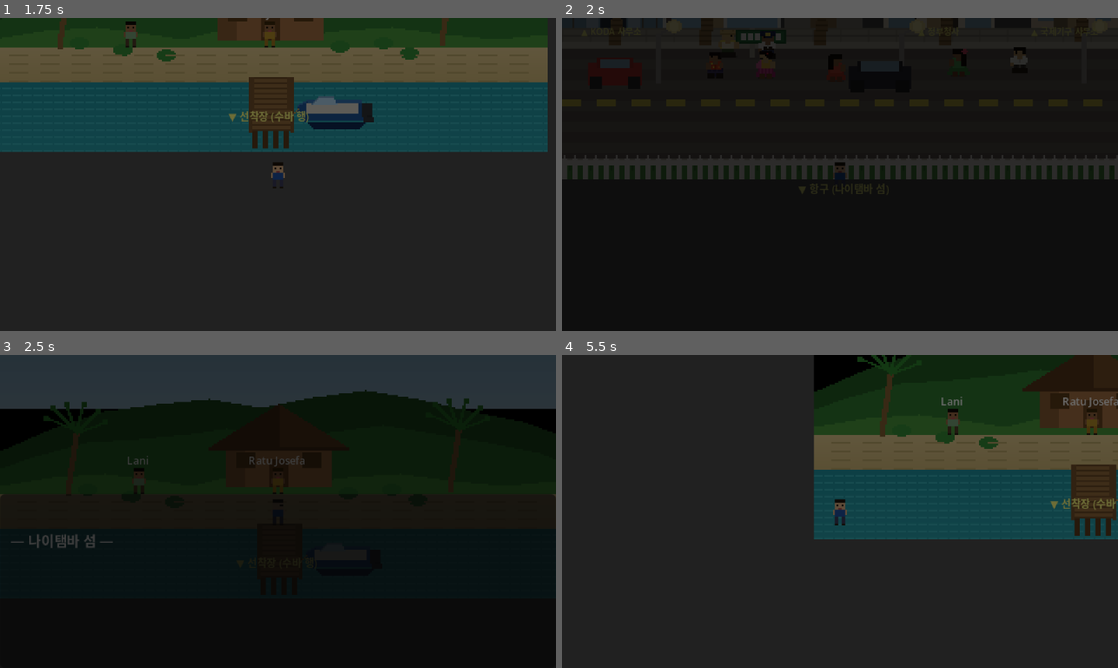
Above: before the commit, frames 1-4 (two rows, left to right).
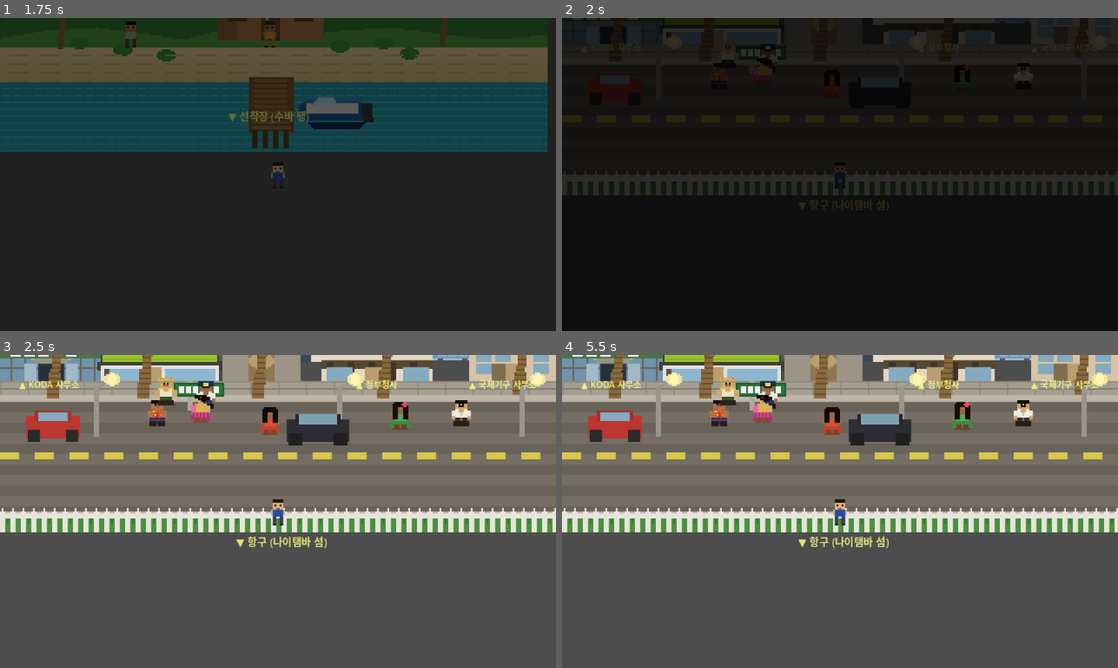
Above: after the commit, the same moments.

Repository: amnotyoung/idc-game
Game: Godot game, scene res://scenes/world/naitamba_island.tscn
Two runs of this game, one before a commit and one after it. Both use one fixed random seed, a clock stepped at 60 frames per second and the inputs below. This scene is started directly instead of the project's main scene.
Inputs:
- Up to frame 1 (1.75 s): tap Enter (ui_accept) at 0.5, 0.77, 1.25, 1.52 s; hold Right (ui_right) 0.53-1.28 s; hold Down (ui_down) from 1.28 s (still down)
- Up to frame 2 (2 s): keep holding Down (ui_down)
- Up to frame 3 (2.5 s): release Down (ui_down) at 2.03 s; hold Right (ui_right) from 2.03 s (still down)
- Up to frame 4 (5.5 s): release Right (ui_right) at 2.78 s; hold Up (ui_up) 2.78-3.53 s; tap Enter (ui_accept) at 3.02, 3.5, 3.77, 4.52 s; hold Left (ui_left) 3.53-5.03 s; hold Down (ui_down) from 5.03 s (still down)

Frame 1 is identical in both runs. In frame 2, 6.4% of the frame differs, in the area x 0-100%, y 0-62%; in frame 3, 99%; in frame 4, 100%, in the area x 0-100%, y 0-100%.

Commit message:
auto: update chapter3_island.gd
Co-Authored-By: Claude Opus 4.6 (1M context) <noreply@anthropic.com>

Diff:
--- a/scripts/world/chapter3_island.gd
+++ b/scripts/world/chapter3_island.gd
@@ -29,7 +29,7 @@
 
 func _on_dialogue_ended(dialogue_id: String) -> void:
 	match dialogue_id:
-		"ch3_arrive":
+		"ch3_arrive", "ch3_arrive_early":
 			TrustManager.set_flag("ch3_arrived")
 			await get_tree().create_timer(0.5).timeout
 			if TrustManager.has_flag("sevusevu_prepared"):
